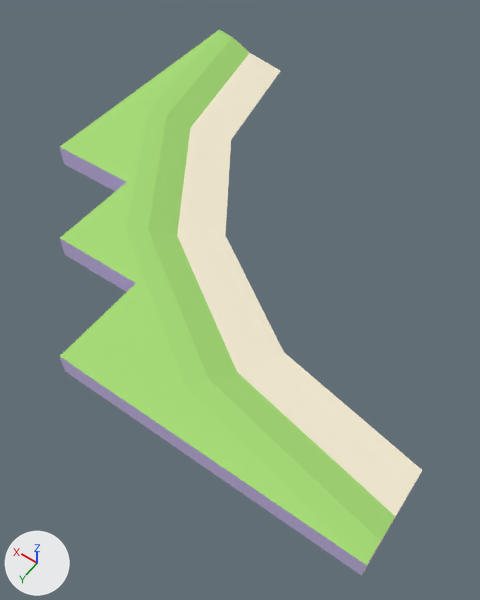
Before and after pictures for a commit that changed the glTF model atoms/Path_Terrain_Basic_Curve_Inner_5x5.glb.
Rendered twice from a camera (50 mm lens) standing at (-360.0, 316.0, 507.0) and looking at (-112.0, -30.0, -38.0). Every picture has the same lights, and +X, +Y and +Z are marked at lower left. The picture after the commit comes second. Where no turn or scale is listed for an object, it has been applied to the vertices. Vertices at exactly the same position are counted once.

In view in the first picture: 'Path_Terrain_Basic_Curve_Inner_5x5'.
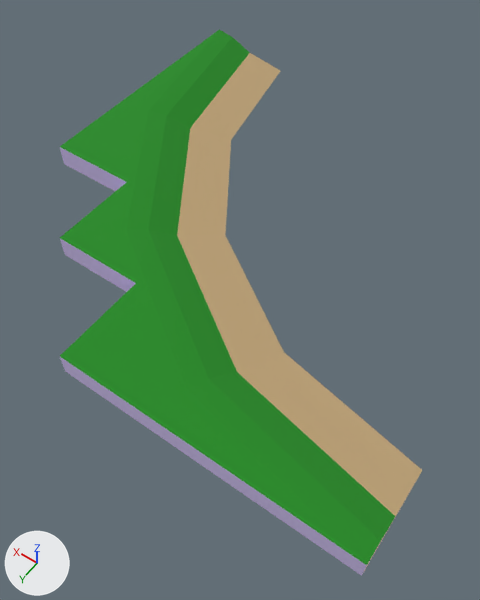
Where the change shows, as pixel boxes [x1, y1, x2, y2] in the pictures (480 x 600 px):
'Path_Terrain_Basic_Curve_Inner_5x5', surface changed (darker): [60, 29, 422, 568] in both
part 1 of me_object9_003, surface changed (darker): [60, 29, 422, 565] in both

The change, as a diff of the scene's bpy script:
```diff
--- a/atoms/Path_Terrain_Basic_Curve_Inner_5x5.glb.py
+++ b/atoms/Path_Terrain_Basic_Curve_Inner_5x5.glb.py
@@ img_colormap @@
+img_colormap = load_image('colormap', '../textures/colormap.png', 512, 512, 'sRGB')
@@ mat_grass @@
 mat_grass = principled_material('Grass')
-mat_grass.base_color = (0.388, 0.729, 0.18)  # green #a7de76
+mat_grass.texture = img_colormap
 mat_grass.roughness = 1.0
@@ mat_dirt @@
 mat_dirt = principled_material('Dirt')
-mat_dirt.base_color = (0.918, 0.843, 0.651)  # pale yellow #f6edd3
+mat_dirt.texture = img_colormap
 mat_dirt.roughness = 1.0
@@ me_object9_003 @@
 me_object9_003.from_pydata(...)  # 32 vertices, 60 faces; spans x -350.0..150.0, y -350.0..150.0, z 0.0..25.0
 # used by ob_path_terrain_basic_curve_inner_5x5; location = (0.0, 0.0, 0.0)
+# me_object9_003 part 1: texture (UV) coordinates of 32 of 60 faces, centred in x -293.0..137.0, y -299.0..137.0, z 3.0..25.0, changed; they spanned u 0.0..1.0, v 0.0..1.0 and now span u 0.28..0.91, v 0.75..1.0
 me_object9_003.materials.append(mat_grass)
```
